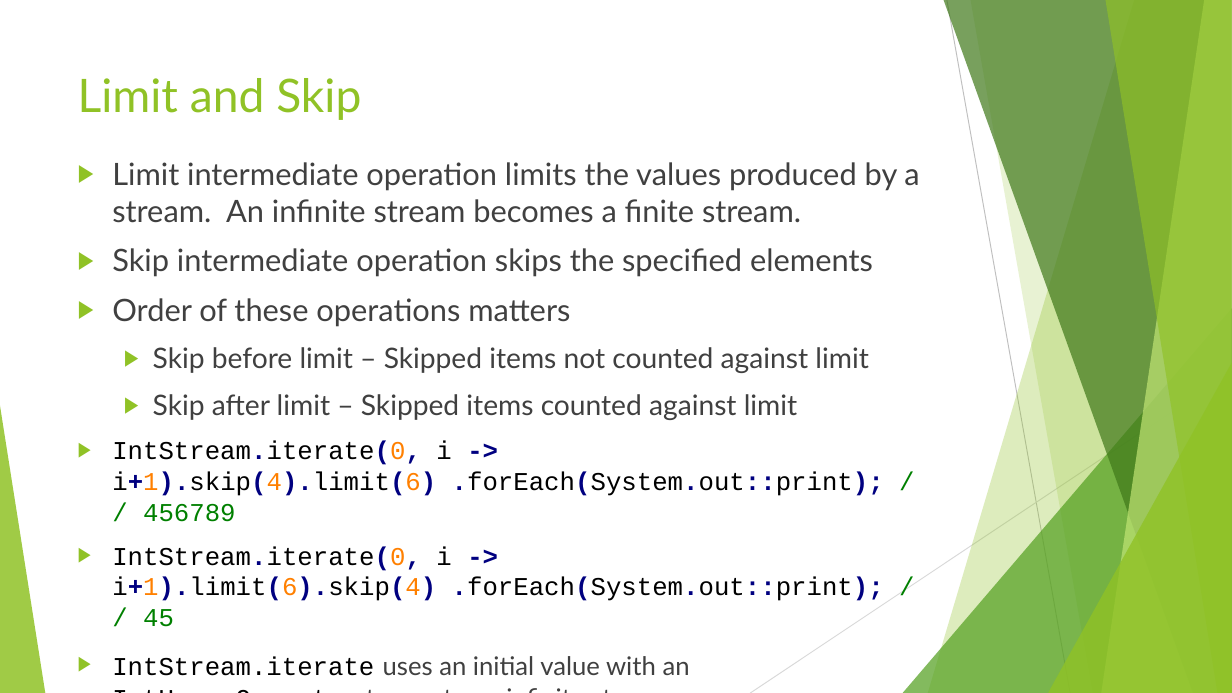
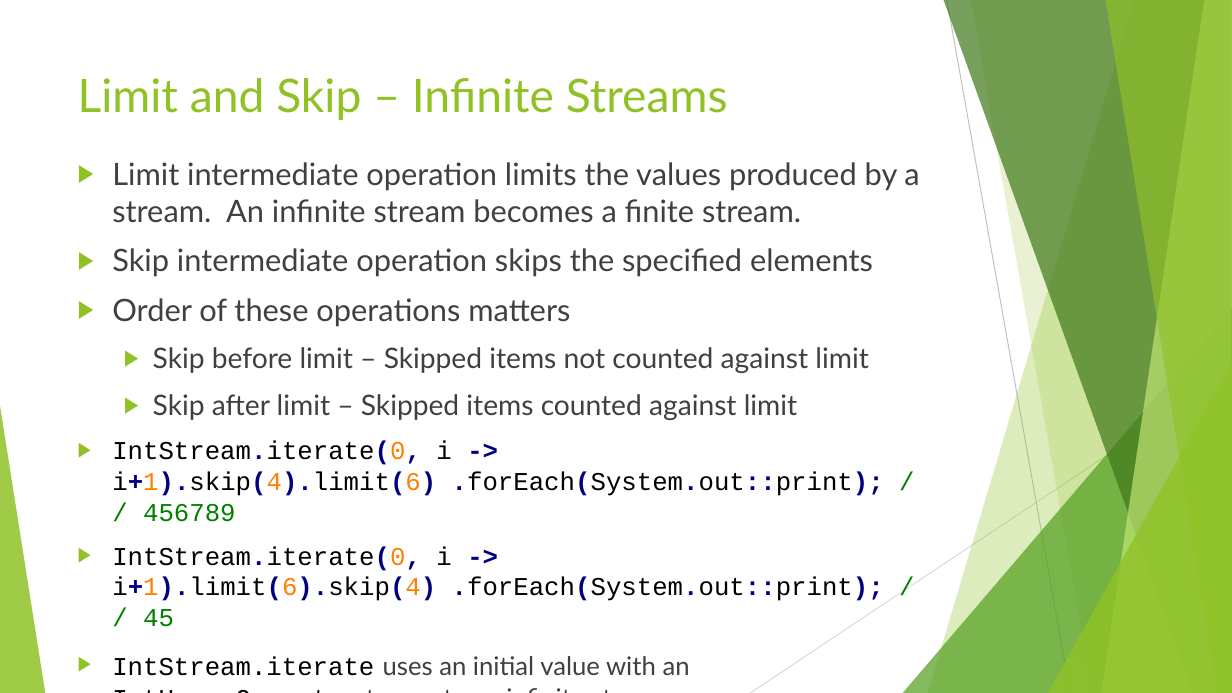
Before and after one commit to RichardRoda/2017-CodePaLOUsa-Lambda, a slide deck: slide 33 of Learning to Love the Lambda in the Stream.pptx. Drawn at 1232x693 pixels with LibreOffice and Linux fonts; fonts in the diff are those of the drawing. Boxes give left, top, right and bottom in pixels: in the first picture for what was removed or moved away, otherwise in the second. Text is boxed around its words. In the diff, an @@ line names an element or a change of style, - is before the commit and + after.

```diff
--- a/Learning to Love the Lambda in the Stream.pptx
+++ b/Learning to Love the Lambda in the Stream.pptx
@@ title at (78,78,728,120): text changed @@
-Limit and Skip
+Limit and Skip – Infinite Streams
```
Also in this commit, not shown: 5 other slides changed, 1 other file.
